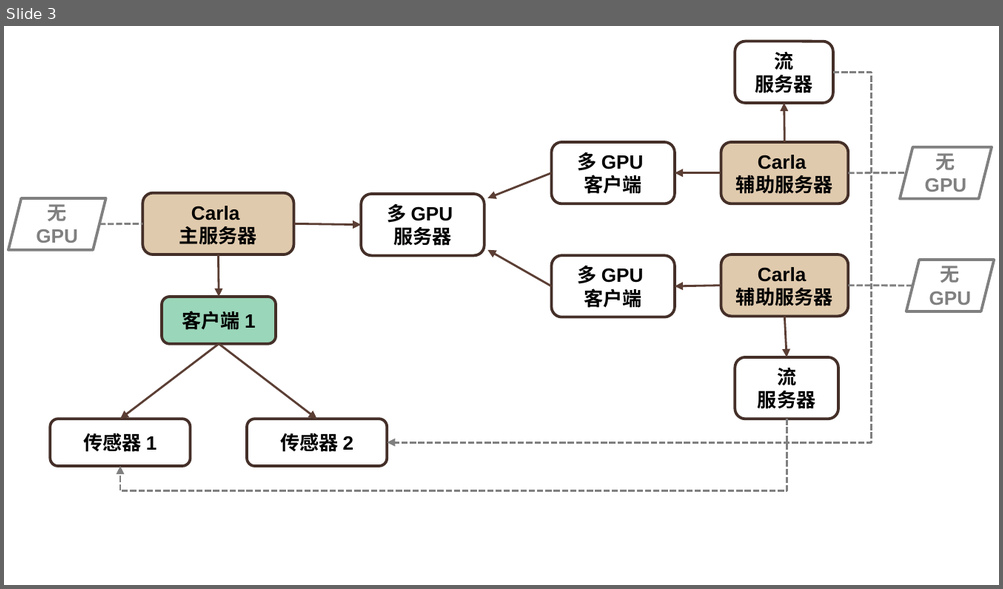
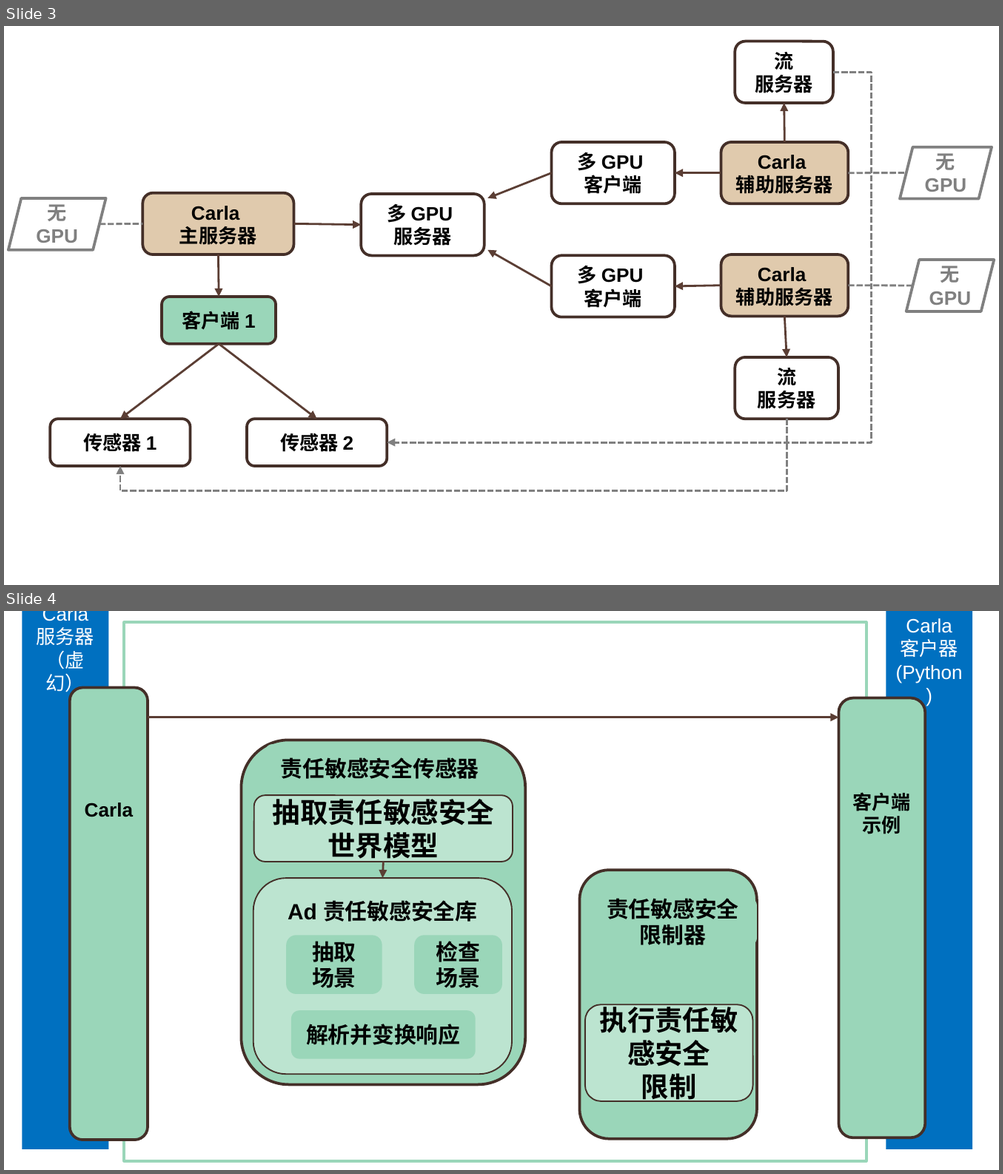
Before and after one commit to OpenHUTB/carla_doc, a slide deck: docs/img/Carla.pptx. Shown one above the other, each under a label of ours: slide 3 before the commit, slides 3 and 4 after it. The pictures are 1003x589 and 1003x1174 pixels, drawn with LibreOffice and Linux fonts; fonts in the diff are those of the drawing. Boxes give left, top, right and bottom in pixels: in the first picture for what was removed or moved away, otherwise in the second. Text is boxed around its words. In the diff, an @@ line names an element or a change of style, - is before the commit and + after.

```diff
--- a/docs/img/Carla.pptx
+++ b/docs/img/Carla.pptx
@@ slide 4 added at [4, 611, 999, 1170], background #FFFFFF @@
@@ rectangle added at [22, 611, 108, 1150], fill #0070C0, 14 pt, text #FFFFFF @@
+Carla
+服务器（虚幻）
@@ rectangle added at [125, 622, 866, 1161], fill #FFFFFF, outline #9AD6B9 2 pt @@
@@ rectangle added at [885, 611, 972, 1150], fill #0070C0, 14 pt, text #FFFFFF @@
+Carla
+客户器(Python)
@@ rounded rectangle added at [70, 687, 148, 1140], fill #9AD6B9, outline #452F29 2 pt, 14 pt, text #000000, bold @@
+Carla
@@ rounded rectangle added at [839, 698, 925, 1139], fill #9AD6B9, outline #452F29 2 pt, 14 pt, text #000000, bold @@
+客户端示例
@@ arrow added from (148, 718) to (839, 718), #5C3E35 1.5 pt @@
@@ rounded rectangle added at [241, 741, 524, 1085], fill #9AD6B9, outline #452F29 2 pt @@
@@ rounded rectangle added at [264, 744, 495, 793], fill #9AD6B9, 16 pt, text #000000, bold @@
+责任敏感安全传感器
@@ rounded rectangle added at [253, 795, 512, 862], fill #BCE4D0, outline #452F29 1 pt, 20 pt, text #000000, bold @@
+抽取责任敏感安全
+世界模型
@@ arrow added from (383, 862) to (383, 879), #5C3E35 1.5 pt @@
@@ rounded rectangle added at [580, 871, 757, 1140], fill #9AD6B9, outline #452F29 2 pt @@
@@ rounded rectangle added at [253, 879, 512, 1074], fill #BCE4D0, outline #452F29 1 pt @@
@@ rounded rectangle added at [267, 886, 498, 935], fill #BCE4D0, 16 pt, text #000000, bold @@
+Ad 责任敏感安全库
@@ rounded rectangle added at [589, 897, 757, 946], fill #9AD6B9, 16 pt, text #000000, bold @@
+责任敏感安全
+限制器
@@ rounded rectangle added at [287, 935, 382, 994], fill #9AD6B9, 16 pt, text #000000, bold @@
+抽取
+场景
@@ rounded rectangle added at [414, 935, 501, 994], fill #9AD6B9, 16 pt, text #000000, bold @@
+检查
+场景
@@ rounded rectangle added at [585, 1005, 753, 1102], fill #BCE4D0, outline #452F29 1 pt, 20 pt, text #000000, bold @@
+执行责任敏感安全
+限制
@@ rounded rectangle added at [291, 1011, 475, 1059], fill #9AD6B9, 16 pt, text #000000, bold @@
+解析并变换响应
```
Also in this commit, not shown: 1 other file.
